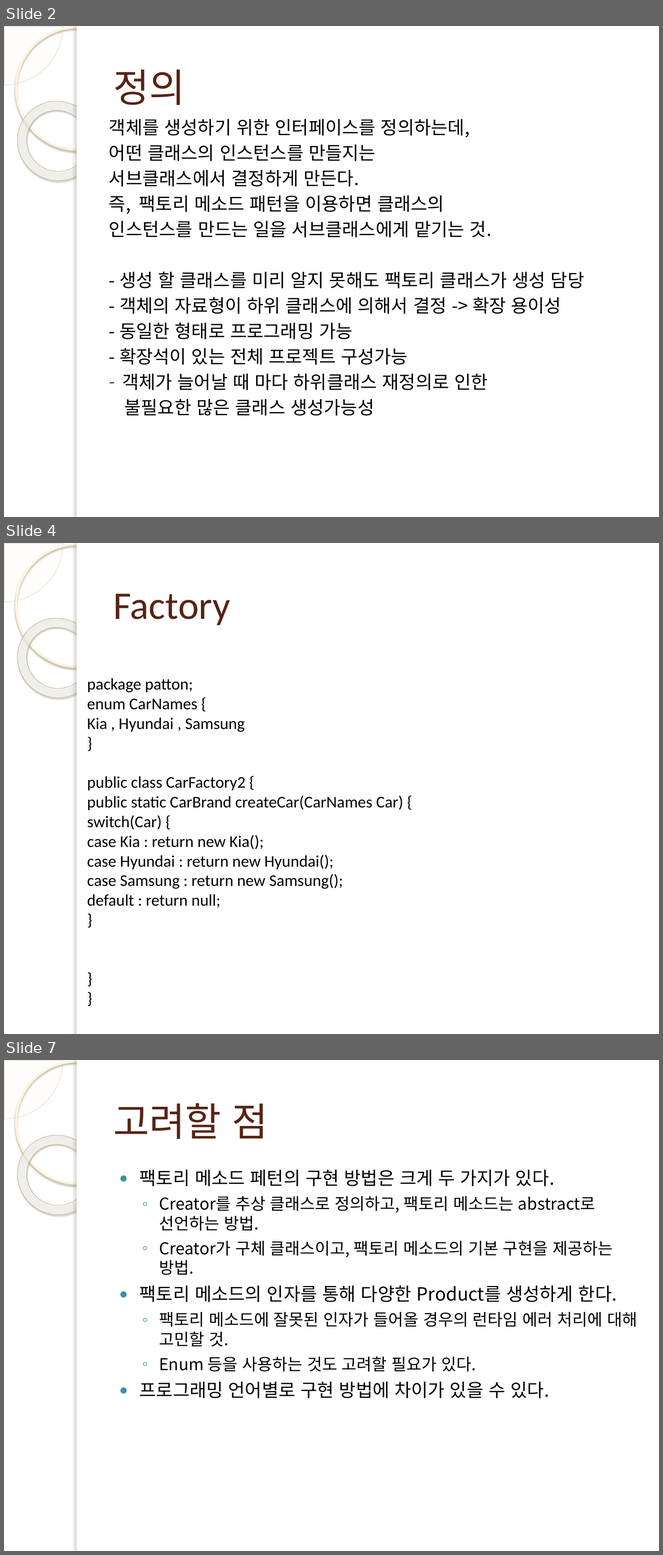
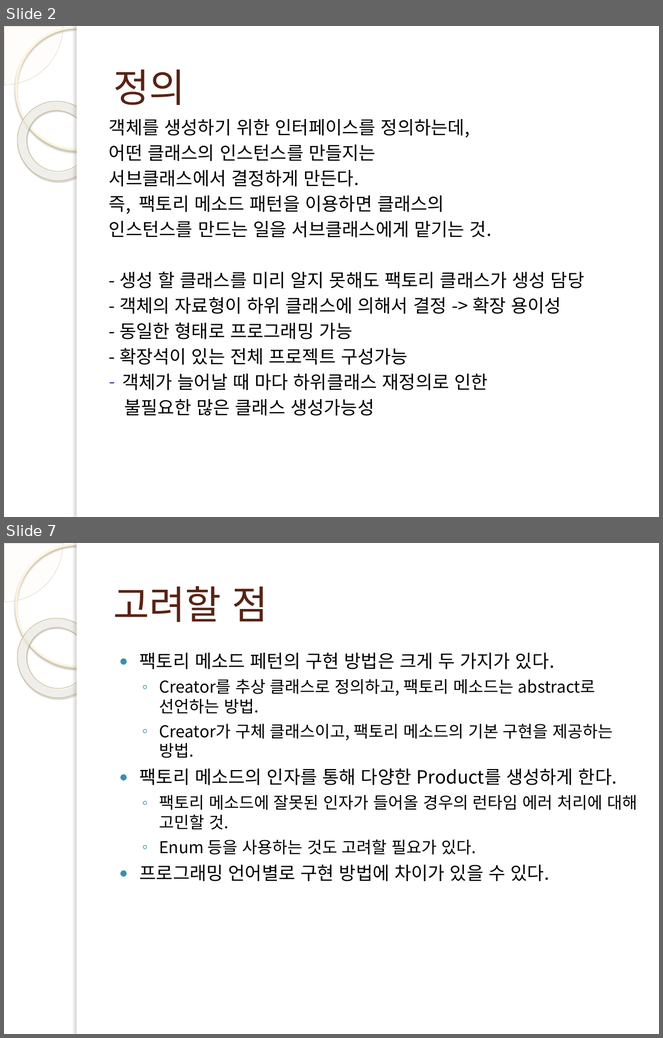
Before and after one commit to wook-dragon/young-rich, a slide deck: Factory_Pattern/kum/팩토리 메소드 ppt.pptx. Shown one above the other, each under a label of ours: slides 2, 4 and 7 before the commit, slides 2 and 7 after it; the slides between them are not shown. The pictures are 663x1555 and 663x1038 pixels, drawn with LibreOffice and Linux fonts; fonts in the diff are those of the drawing; background and template pictures are left out. Boxes give left, top, right and bottom in pixels: in the first picture for what was removed or moved away, otherwise in the second. Text is boxed around its words. In the diff, an @@ line names an element or a change of style, - is before the commit and + after.

```diff
--- a/Factory_Pattern/kum/팩토리 메소드 ppt.pptx
+++ b/Factory_Pattern/kum/팩토리 메소드 ppt.pptx
@@ slide 4 removed at [4,543,659,1034], background picture (left out); not listed: 5 template elements that a slide beside it also shows @@
@@ title removed at [113,593,230,625] @@
-Factory
@@ text removed at [87,678,403,908] @@
-package patton;
-enum CarNames {
-Kia , Hyundai , Samsung
-}
-public class CarFactory2 {
-public static CarBrand createCar(CarNames Car) {
-switch(Car) {
-case Kia : return new Kia();
-case Hyundai : return new Hyundai();
-case Samsung : return new Samsung();
-default : return null;
-}
-}
-}
```
Also in this commit, not shown: 4 slides added, 3 other slides removed, 3 other files.
